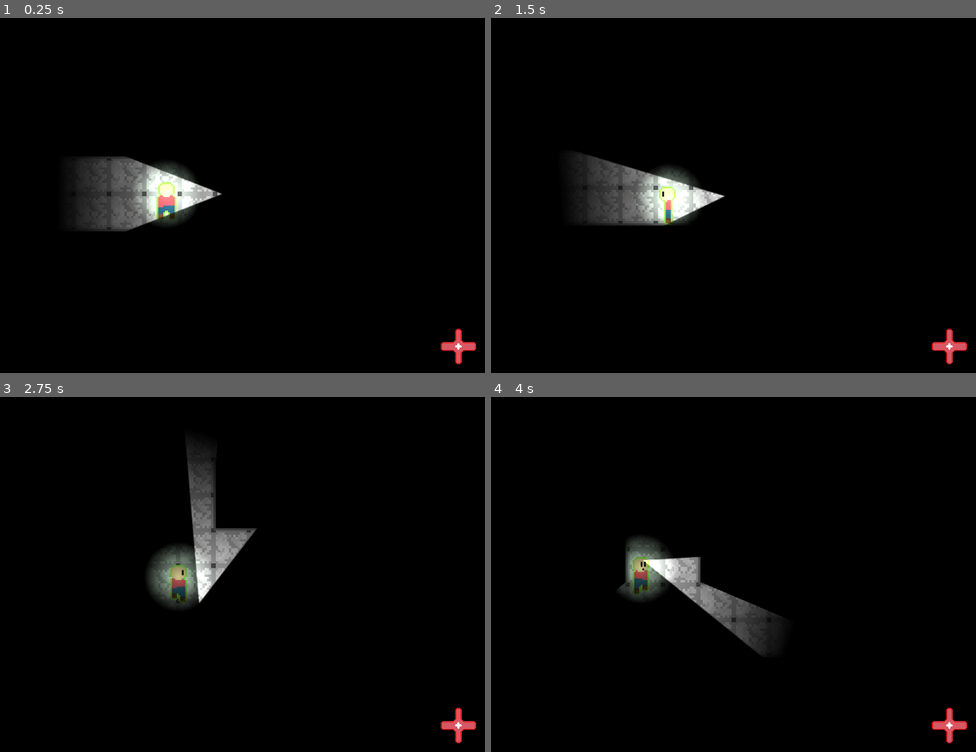
Above: before the commit, frames 1-4 (two rows, left to right).
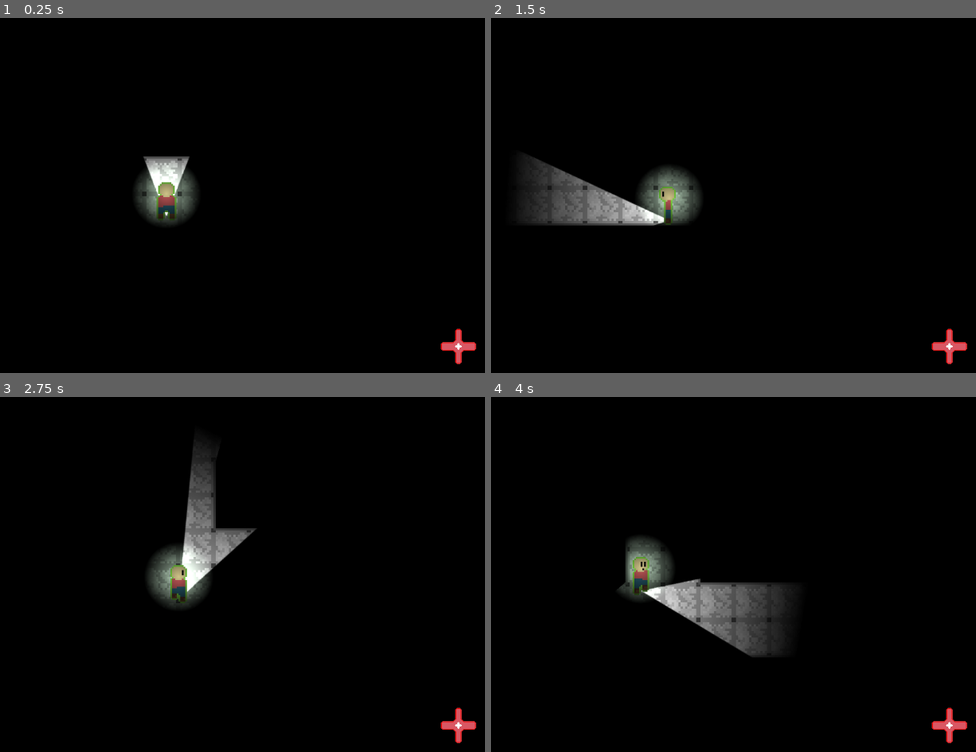
Above: after the commit, the same moments.

Repository: Eeviika/getshutsu
Game: Godot game, scene res://rooms/testRoom.tscn
The game is run twice, just before and just after one commit, with the same random seed, the same clock (stepped at 60 frames per second) and the same inputs.
Inputs (mouse positions are in pixels of both pictures, inside the frame that each line leads up to):
- Up to frame 1 (0.25 s): no input
- Up to frame 2 (1.5 s): tap Enter at 0.5, 1.35 s; move the mouse to (796, 177) at 0.52 s; hold D (_right) 0.53-1.28 s; click (796, 177) at 0.6 s; move the mouse to (529, 213) at 1.27 s; hold S (_down) from 1.28 s (still down)
- Up to frame 3 (2.75 s): move the mouse to (227, 492) at 2.02 s; release S (_down) at 2.03 s; hold D (_right) from 2.03 s (still down); click (227, 492) at 2.1 s
- Up to frame 4 (4 s): move the mouse to (626, 645) at 2.77 s; release D (_right) at 2.78 s; hold W (_up) 2.78-3.53 s; tap Enter at 2.85 s; move the mouse to (849, 627) at 3.52 s; hold A (_left) from 3.53 s (still down); click (849, 627) at 3.6 s

The runs differ from the first frame. In frame 1, 4.4% of the frame differs, in the area x 15-46%, y 39-61%; in frame 2, 5.7%, in the area x 5-49%, y 37-59%; in frame 3, 1.0%; in frame 4, 2.6%.
Error in both runs: Assertion failed: Directory for "audioFolder" is invalid; Points to "res://audio" (res://addons/uncoded_studios_api/scripts/autoload.gd:98)

Commit message:
light mask changes

Diff:
--- a/objects/player.tscn
+++ b/objects/player.tscn
@@ -47,10 +47,13 @@
 [node name="lights" type="Node2D" parent="." index="6"]
 
 [node name="flashLight" type="PointLight2D" parent="lights" index="0"]
-position = Vector2(51, 0)
+light_mask = 2
+position = Vector2(0, 40)
+rotation = 1.5708
+range_item_cull_mask = 2
 shadow_enabled = true
 texture = ExtResource("4_oo1ld")
-offset = Vector2(100, 0)
+offset = Vector2(149.5, 1.90735e-06)
 texture_scale = 1.3
 
 [node name="pointLight2d" type="PointLight2D" parent="lights" index="1"]
--- a/rooms/testRoom.tscn
+++ b/rooms/testRoom.tscn
@@ -171,6 +171,7 @@
 
 [node name="tileMap" type="TileMap" parent="navigationRegion2d"]
 unique_name_in_owner = true
+light_mask = 3
 z_index = -1
 texture_filter = 1
 tile_set = SubResource("TileSet_gq8hb")
